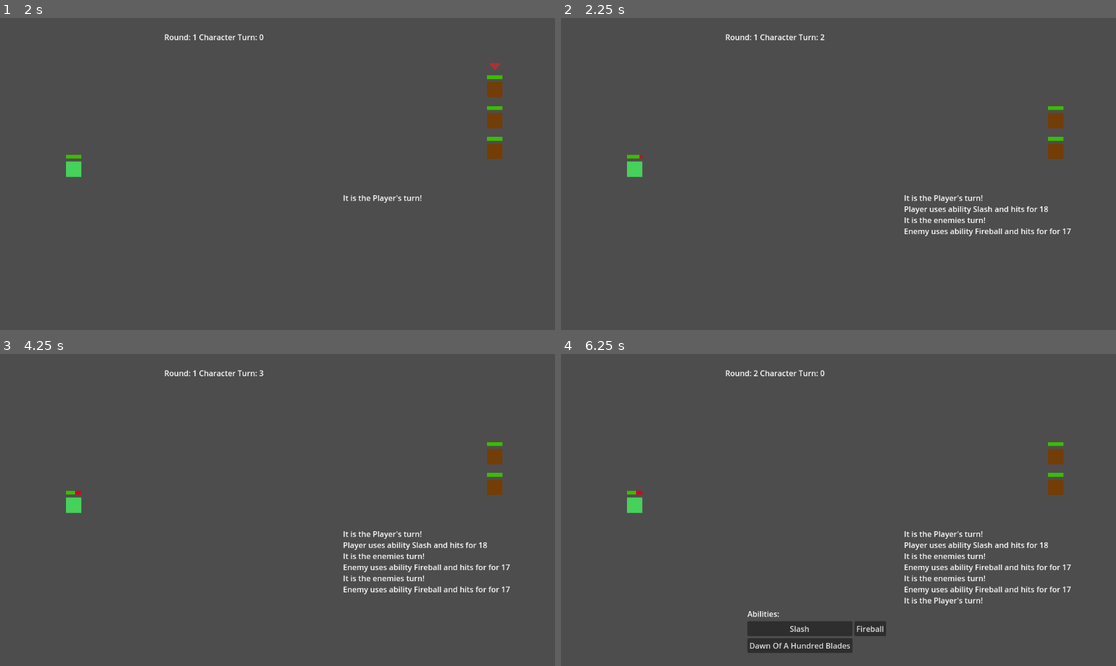
Above: before the commit, frames 1-4 (two rows, left to right).
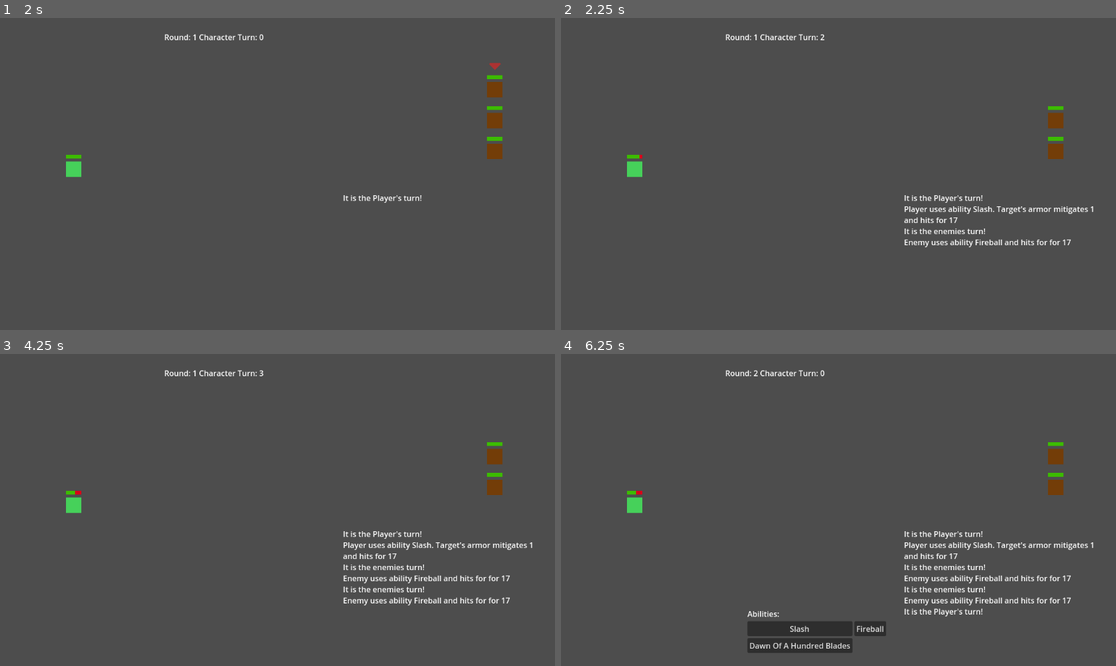
Above: after the commit, the same moments.

Repository: wildbeard/rpg
Game: Godot game, scene res://Scenes/SceneSwitcher.tscn
Two runs of this game, one before a commit and one after it. Both use one fixed random seed, a clock stepped at 60 frames per second and the inputs below.
Inputs (mouse positions are in pixels of both pictures, inside the frame that each line leads up to):
- Up to frame 1 (2 s): click "Enter Battle" at 0.5 s; click "Slash" at 1.25 s
- Up to frame 2 (2.25 s): tap Enter (ui_accept) at 2 s; move the mouse to (960, 158) at 2.02 s; hold D (move_right) from 2.03 s (still down); click (960, 158) at 2.17 s
- Up to frame 3 (4.25 s): tap Enter (ui_accept) at 2.27, 2.75, 3.02, 3.5 s; move the mouse to (166, 525) at 2.77 s; release D (move_right) at 2.78 s; hold S (move_down) 2.78-3.53 s; move the mouse to (333, 441) at 3.52 s; hold D (move_right) from 3.53 s (still down)
- Up to frame 4 (6.25 s): move the mouse to (810, 572) at 4.27 s; release D (move_right) at 4.28 s; hold W (move_up) 4.28-5.03 s; click (810, 572) at 4.42 s; tap Enter (ui_accept) at 4.52, 5, 5.27, 5.75, 6.02 s; move the mouse to (1005, 556) at 5.02 s; hold A (move_left) from 5.03 s (still down); move the mouse to (672, 463) at 5.77 s

Frame 1 is identical in both runs. In frame 2, 0.9% of the frame differs, in the area x 61-96%, y 60-74%; in frame 3, 1.5%; in frame 4, 1.6%, in the area x 61-96%, y 60-85%.
Error before the commit: Invalid access to property or key 'equipment' on a base object of type 'Nil'. (res://Scenes/Character.gd:77)

Commit message:
Damage mitigation

Diff:
--- a/Scenes/Battle/BattleScene.gd
+++ b/Scenes/Battle/BattleScene.gd
@@ -36,6 +36,7 @@
 func _setupPlayer() -> void:
 	var character: PlayerCharacter = playerScene.instantiate()
 	character.global_position = %PlayerMarker.global_position
+	character.inventory = PlayerManager.inventory
 
 	# @todo: A better way?
 	if !PlayerManager.stats.is_connected("levelUp", self._handlePlayerLevelUp):
@@ -66,6 +67,9 @@
 	for e in 3:
 		var enemy: Character = characterScene.instantiate()
 		var enemyPos: Vector2 = %EnemyMarker.global_position
+		var inventory: InventoryData = InventoryData.new()
+		inventory.equipment["chest"] = load("res://Resources/Items/LeatherBody.tres")
+		enemy.inventory = inventory
 
 		enemy.characterStats = stats
 		enemy.healthComponent.health = stats.maxHp
@@ -100,8 +104,6 @@
 		self._playerTurn()
 	else:
 		self._enemyTurn(attacker)
-
-	return
 
 func _playerTurn() -> void:
 	self._print("It is the Player's turn!")
@@ -155,12 +157,15 @@
 		var hits: Array[int] = self.player.abilityBook.useAbility(ability)
 
 		for hit in hits:
-			self._print("Player uses ability %s and hits for %d" % [ability.name, hit])
-			self.battleStats.damage_dealt += hit
-			target.getHit(hit)
-
-			if self.battleStats.highest_hit < hit:
-				self.battleStats.highest_hit = hit
+			var dmg: int = target.mitigateDamage(hit, ability.damage_type)
+			var mitigated: int = hit - dmg
+
+			self._print("Player uses ability %s. Target's armor mitigates %d and hits for %d" % [ability.name, mitigated, dmg])
+			self.battleStats.damage_dealt += dmg
+			target.getHit(dmg)
+
+			if self.battleStats.highest_hit < dmg:
+				self.battleStats.highest_hit = dmg
 
 		if target.isDead:
 			remove_child(target)
--- a/Scenes/Character.gd
+++ b/Scenes/Character.gd
@@ -27,6 +27,19 @@
 
 func getHealed(amount: int) -> void:
 	self.healthComponent.heal(amount)
+
+func mitigateDamage(incoming: int, damageType: Ability.DamageType) -> int:
+	var equipment: Dictionary = self.getEquippedItems()
+	var dmg: int = incoming
+	var totalDef: float = 0
+
+	for key in equipment:
+		var item: Equipment = equipment[key]
+
+		if item is Armor:
+			totalDef += item.getDamageReduction(damageType == Ability.DamageType.PHYSICAL)
+
+	return floori(dmg - (dmg * totalDef))
 
 func _on_health_change(health: int) -> void:
 	%HPBar.value = health
